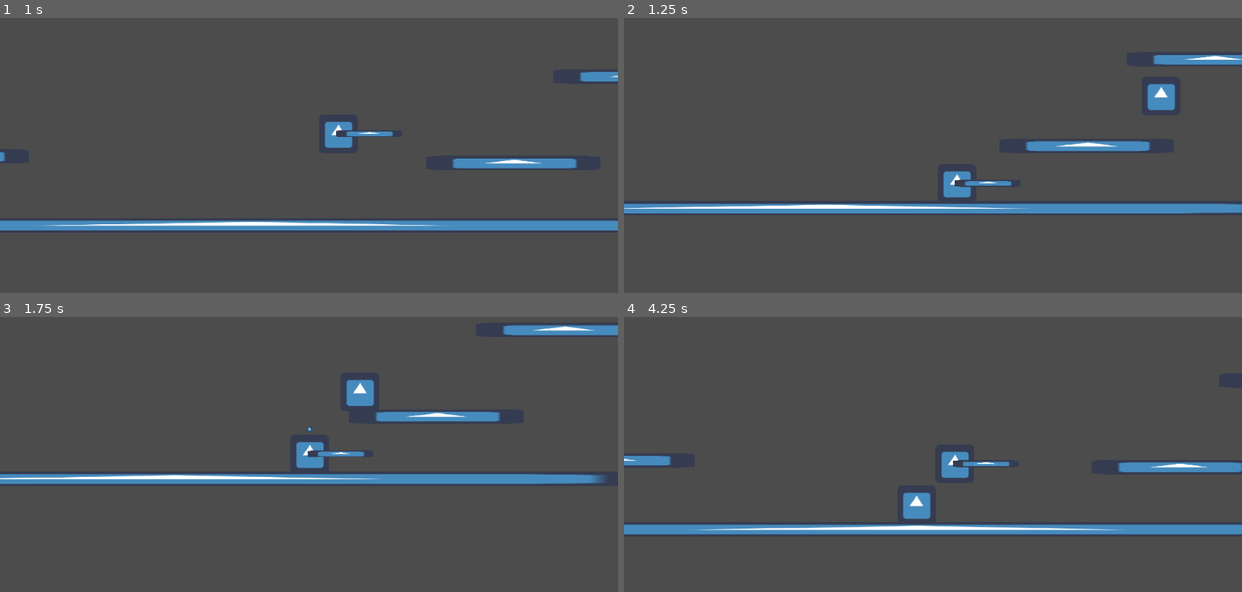
Above: before the commit, frames 1-4 (two rows, left to right).
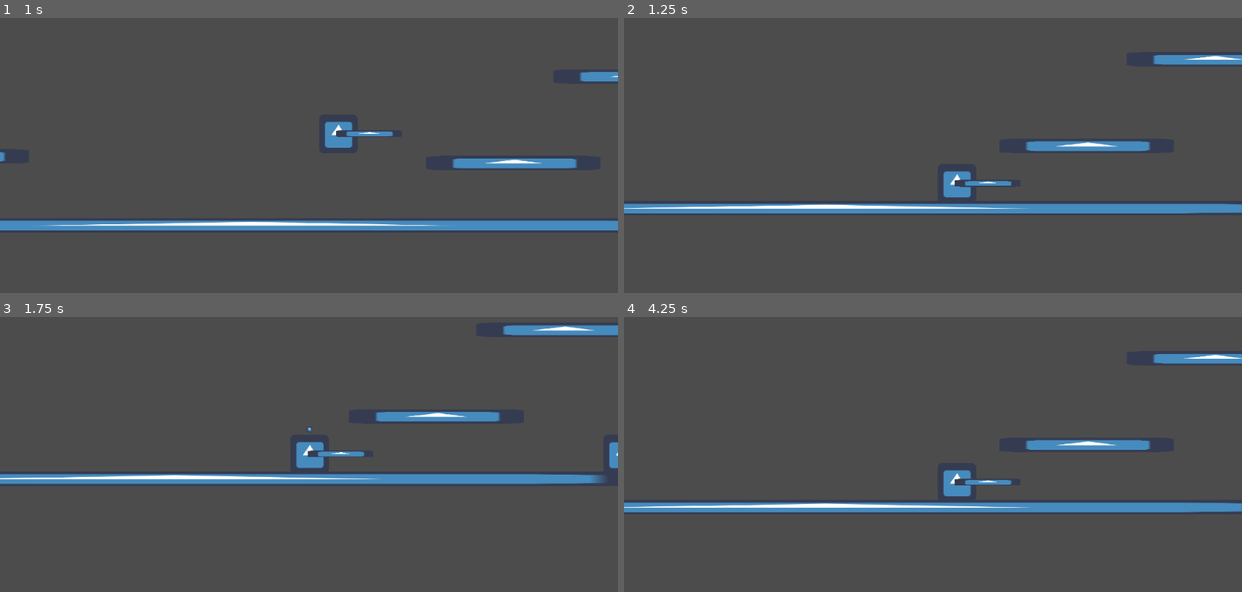
Above: after the commit, the same moments.

Repository: IgorBayerl/godot-game-liliths-crusade
Game: Godot game, scene res://src/Scenes/Main.tscn
Same seed, same stepped clock (60 frames per second), same inputs: the game is played once before the commit and once after it. The engine's default icon, where the game draws it, is replaced by a stand-in: a white triangle on a blue panel in a dark square.
Inputs (mouse positions are in pixels of both pictures, inside the frame that each line leads up to):
- Up to frame 1 (1 s): move the mouse to (444, 95) at 0.52 s; hold D (move_RIGHT) from 0.53 s (still down); tap L (hability) at 0.6 s; click (444, 95) at 0.67 s; tap J (jump) at 0.77 s
- Up to frame 2 (1.25 s): keep holding D (move_RIGHT)
- Up to frame 3 (1.75 s): release D (move_RIGHT) at 1.25 s; drag from (185, 429) to (278, 484) at 1.27 s
- Up to frame 4 (4.25 s): move the mouse to (994, 330) at 2.02 s; hold A (move_LEFT) 2.03-2.75 s; tap L (hability) at 2.1, 3.6 s; drag from (902, 484) to (747, 358) at 2.77 s; tap Enter at 3.5 s; move the mouse to (1118, 465) at 3.52 s; hold D (move_RIGHT) from 3.53 s (still down); tap J (jump) at 3.77 s

Frame 1 is identical in both runs. In frame 2, 0.4% of the frame differs, in the area x 84-90%, y 23-34%; in frame 3, 0.6%; in frame 4, 11%, in the area x 0-100%, y 13-80%.

Commit message:
Update Player.tscn

Diff:
--- a/src/Actors/Player.tscn
+++ b/src/Actors/Player.tscn
@@ -8,6 +8,8 @@
 extents = Vector2( 27.9387, 29.178 )
 
 [node name="Player" type="KinematicBody2D"]
+collision_layer = 4
+collision_mask = 2147483651
 script = ExtResource( 1 )
 
 [node name="player" type="Sprite" parent="."]
